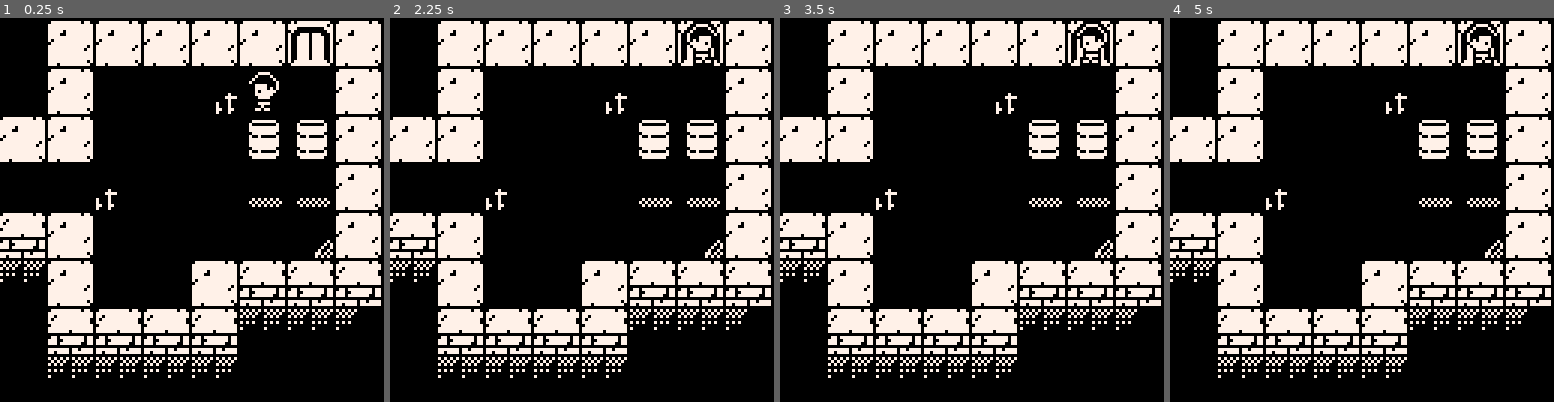
Above: before the commit, frames 1-4 (left to right).
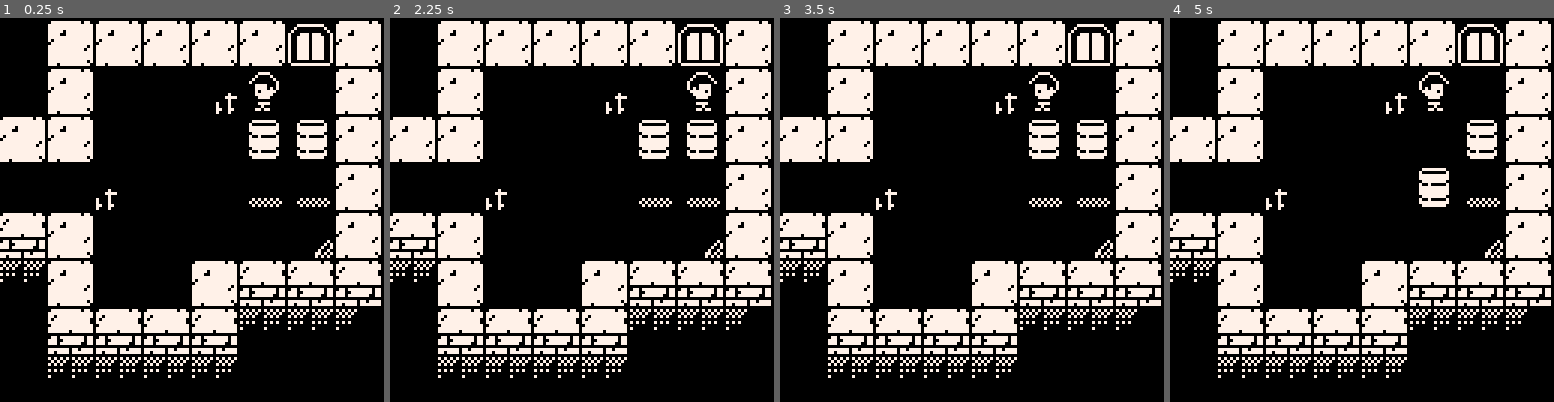
Above: after the commit, the same moments.

Repository: lucasmncastro/davis-puzzle
Game: PICO-8 cartridge davi.p8
Two runs of this game, one before a commit and one after it. Both use one fixed random seed, a clock stepped at 60 frames per second and the inputs below.
Inputs:
- Up to frame 1 (0.25 s): no input
- Up to frame 2 (2.25 s): hold Right 1.6-2.1 s; hold Up from 2.15 s (still down)
- Up to frame 3 (3.5 s): release Up at 2.42 s; hold Right 2.47-3.03 s; hold Left from 3.08 s (still down)
- Up to frame 4 (5 s): release Left at 3.58 s; hold Down 3.63-3.97 s; hold Right 4.02-4.68 s; hold Up from 4.73 s (still down)

The runs differ from the first frame. In frame 1, 0.2% of the frame differs, in the area x 75-87%, y 0-12%; in frame 2, 0.8%; in frame 3, 0.8%; in frame 4, 2.0%, in the area x 64-87%, y 0-50%.

Commit message:
Level transition through the door

Diff:
--- a/davi.p8
+++ b/davi.p8
@@ -8,9 +8,12 @@
 -- x identificar sucesso
 -- x desenho porta
 -- x mudar porta no sucesso
--- - mudar de nivel ao passar na porta
+-- x mudar de nivel ao passar na porta
 -- - abertura
--- - animacao entre quadros
+-- - animacoes
+-- -  - movimentacao
+-- -  - transicao
+-- -  - vitoria
 
 palt(0,false)
 palt(1,true)
@@ -29,6 +32,11 @@
   	from={x=0,y=0},
   	to={x=31,y=13},
  	 goals={}
+ 	},
+ 	{
+  	from={x=32,y=0},
+  	to={x=55,y=13},
+ 	 goals={}
  	}
  }
 
@@ -38,12 +46,37 @@
 		init_level_goals(l)
   init_level_boxes(l)
   init_level_exit(l)
- end
-
- -- todo: trocar start por
- -- dados no level para fazermos
- -- reset.
- init_level()
+  init_level_start(l)
+ end
+
+ current_level=levels[level]
+ p.x=current_level.start.x
+ p.y=current_level.start.y
+end
+
+function init_level_start(l)
+ local player_marker=64
+ local point={x=0,y=0}
+ l.start=point
+
+ for y=l.from.y,l.to.y do
+  for x=l.from.x,l.to.x do
+   local tile=mget(x,y)
+   if tile == player_marker then
+    point={x=(x * 8),y=(y * 8)}
+    l.start=point
+    mset2(x,y)
+    break
+   end
+  end
+ end
+end
+
+function mset2(x,y)
+ mset(x,  y)
+ mset(x+1,y)
+ mset(x  ,y+1)
+ mset(x+1,y+1)
 end
 
 function init_level_boxes(l)
@@ -123,13 +156,6 @@
  return true
 end
 
-function init_level()
- start=find_start(16,0)
- p.x=start[1]
- p.y=start[2]
- clear_start(start)
-end
-
 function _update()
  local x=p.x
  local y=p.y
@@ -156,9 +182,15 @@
   y+=step
  end
  local flag=fget(mget(x/8,y/8))
- if flag==1 then
+ if flag==1 or flag==17 then
   x=p.x
   y=p.y
+ end
+ if flag==16 then
+  -- todo: transicao
+  p.x=cur_level.start.x
+  p.y=cur_level.start.y
+  return
  end
 
  -- move object
@@ -169,7 +201,7 @@
   function is_free(x,y)
    local nspr=mget(x\8,y\8)
    local nflg=fget(nspr)
-   local block=nflg==1
+   local block=(nflg==1 or mflg==17)
    if (block) return false
    for o in all(boxes) do
     if o.x==x\8 and o.y==y\8 then
@@ -224,14 +256,18 @@
  camera(p.x\128*128,p.y\128*128)
 end
 
-function finish_level(level)
- level.finished=true
- mset(level.exit.x,level.exit.y,11)
- mset(level.exit.x+1,level.exit.y,12)
- mset(level.exit.x,level.exit.y+1,27)
- mset(level.exit.x+1,level.exit.y+1,28)
-
- sfx(0)
+function finish_level(l)
+ l.finished=true
+ mset(l.exit.x,l.exit.y,11)
+ mset(l.exit.x+1,l.exit.y,12)
+ mset(l.exit.x,l.exit.y+1,27)
+ mset(l.exit.x+1,l.exit.y+1,28)
+
+ level+=1
+ cur_level=levels[level]
+ p.x=cur_level.start.x
+ p.y=cur_level.start.y
+ --sfx(0)
 end
 
 function _draw()
@@ -313,20 +349,20 @@
 
 __gfx__
 00000000000000000000000000000000000000000000000000000000111111111111111100000000000000000000000000000000000000000000000000000000
-00000000077777777770770007777777777077000000000000000000111000000000011107077777777777000707777777777700000000000000000000000000
-00700700777777777777777077777777777777700000000000000000111077777777011177777777777770707777777777777070000000000000000000000000
-00077000777777777777777077077777777777700000000000000000110700000000701177700000000077707770000000007770000000000000000000000000
-00077000777770777777777070777777777777000000000000000000110777777777701107000000000007700700000000000770000000000000000000000000
-00700700777700777777777077777777777777000000000000000000110777777777701170007770777000707000700000700070000000000000000000000000
-00000000777777777777777007777777777777700000000000000000110077777777001170077770777700707007000000070070000000000000000000000000
-00000000707777777777777077777777777777700000000000000000110700700000701170077770777700707007000000070070000000000000000000000000
-00000000077777777777777077777770777777700000000000000000110777777777701170077770777700707007000000070070000000000000000000000000
-00000000777777777777707000000000000000000000000000000000110777777777701170077770777700707007000000070070000000000000000000000000
-00000000777777777777077007707777777707700000000000000000110777777777701170077770777700707007000000070070000000000000000000000000
-00000000777777777777777077700777777707700000000000000000110077777777001170077770777700707007000000070070000000000000000000000000
-00000000777777777777777077707777777007700000707070707000110700700000701170077770777700707007000000070070000000000000000000000000
-00000000777777777777777000000000000000000007070707070700110777777777701170077770777700707007000000070070000000000000000000000000
-00000000777777777777707077777770770777700000707070707000111077777777001170777777777770707077777777777070000000000000000000000000
+00000000077777777770770007777777777077000000000000000000111000000000011100000000000000000000000000000000000000000000000000000000
+00700700777777777777777077777777777777700000000000000000111077777777011100077777777700000007777777770000000000000000000000000000
+00077000777777777777777077077777777777700000000000000000110700000000701100700000000070000070000000007000000000000000000000000000
+00077000777770777777777070777777777777000000000000000000110777777777701107000000000007000700000000000700000000000000000000000000
+00700700777700777777777077777777777777000000000000000000110777777777701170007770777000707000000000000070000000000000000000000000
+00000000777777777777777007777777777777700000000000000000110077777777001170077770777700707000000000000070000000000000000000000000
+00000000707777777777777077777777777777700000000000000000110700700000701170077770777700707000000000000070000000000000000000000000
+00000000077777777777777077777770777777700000000000000000110777777777701170077770777700707000000000000070000000000000000000000000
+00000000777777777777707000000000000000000000000000000000110777777777701170077770777700707000000000000070000000000000000000000000
+00000000777777777777077007707777777707700000000000000000110777777777701170077770777700707000000000000070000000000000000000000000
+00000000777777777777777077700777777707700000000000000000110077777777001170077770777700707000000000000070000000000000000000000000
+00000000777777777777777077707777777007700000707070707000110700700000701170077770777700707000707070707070000000000000000000000000
+00000000777777777777777000000000000000000007070707070700110777777777701170077770777700707007070707070070000000000000000000000000
+00000000777777777777707077777770770777700000707070707000111077777777001170000000000000707000000000000070000000000000000000000000
 00000000777077777777770077077770777777700000000000000000111000000000011107777777777777000777777777777700000000000000000000000000
 00000000000000000000000000000000000000000000000000000000000000000000000000000000000000000000000000000000000000000000000000000000
 00000000077777777777777000007000707070700777700000000000000000000000000000000000000000000000000000000000000000000000000000000000
@@ -491,23 +527,24 @@
 
 
 __gff__
-0001010101040408081111000000000000010101010404080811110000000000000101000001010000000000000000000001010000010100000000000000000002020202000000000000000000000000020202020000000000000000000000000000000000000000000000000000000000000000000000000000000000000000
+0001010101040408081101101000000000010101010404080801011010000000000101000001010000000000000000000001010000010100000000000000000002020202000000000000000000000000020202020000000000000000000000000000000000000000000000000000000000000000000000000000000000000000
 0000000000000000000000000000000000000000000000000000000000000000000000000000000000000000000000000000000000000000000000000000000000000000000000000000000000000000000000000000000000000000000000000000000000000000000000000000000000000000000000000000000000000000
 __map__
-00000000000000000000000000000000000001020102010201020102090a0102000000000000000000000000000000000000000000000000000000000000000000000000000000000000000000000000000000000000000000000000000000000000000000000000000000000000000000000000000000000000000000000000
-00000000000000000000000000000000000011121112111211121112191a1112000000000000000000000000000000000000000000000000000000000000000000000000000000000000000000000000000000000000000000000000000000000000000000000000000000000000000000000000000000000000000000000000
-0000000000000000000000000000000000000102000000000000404100000102000000000000000000000000000000000000000000000000000000000000000000000000000000000000000000000000000000000000000000000000000000000000000000000000000000000000000000000000000000000000000000000000
-0000000000000000000000000000000000001112000000000023505100001112000000000000000000000000000000000000000000000000000000000000000000000000000000000000000000000000000000000000000000000000000000000000000000000000000000000000000000000000000000000000000000000000
-0000010201020102010201020102010201020102000000000000070807080102000000000000000000000000000000000000000000000000000000000000000000000000000000000000000000000000000000000000000000000000000000000000000000000000000000000000000000000000000000000000000000000000
-0000111211121112111211121112111211121112000000000000171817181112000000000000000000000000000000000000000000000000000000000000000000000000000000000000000000000000000000000000000000000000000000000000000000000000000000000000000000000000000000000000000000000000
-0000212200000000000000000000230000000000000000000000050605060102000000000000000000000000000000000000000000000000000000000000000000000000000000000000000000000000000000000000000000000000000000000000000000000000000000000000000000000000000000000000000000000000
-0000313200000000002300000000000000000000230000000000151615161112000000000000000000000000000000000000000000000000000000000000000000000000000000000000000000000000000000000000000000000000000000000000000000000000000000000000000000000000000000000000000000000000
-0000010200000000010203040304030403040102000000000000000000000102000000000000000000000000000000000000000000000000000000000000000000000000000000000000000000000000000000000000000000000000000000000000000000000000000000000000000000000000000000000000000000000000
-0000111200000033111213141314131413141112000000000000000000331112000000000000000000000000000000000000000000000000000000000000000000000000000000000000000000000000000000000000000000000000000000000000000000000000000000000000000000000000000000000000000000000000
-0000030403040304030424242424242424240102000000000102030403040304000000000000000000000000000000000000000000000000000000000000000000000000000000000000000000000000000000000000000000000000000000000000000000000000000000000000000000000000000000000000000000000000
-0000131413141314131400000000000000001112000000001112131413141314000000000000000000000000000000000000000000000000000000000000000000000000000000000000000000000000000000000000000000000000000000000000000000000000000000000000000000000000000000000000000000000000
-0000242424242424242400000000000000000304030403040304242424242400000000000000000000000000000000000000000000000000000000000000000000000000000000000000000000000000000000000000000000000000000000000000000000000000000000000000000000000000000000000000000000000000
-0000242424240000000000000000000000001314131413141314000000000000000000000000000000000000000000000000000000000000000000000000000000000000000000000000000000000000000000000000000000000000000000000000000000000000000000000000000000000000000000000000000000000000
-0000240000000000000000000000000000002424242424242424000000000000000000000000000000000000000000000000000000000000000000000000000000000000000000000000000000000000000000000000000000000000000000000000000000000000000000000000000000000000000000000000000000000000
-
-
+00000000000000000000000000000000000001020102010201020102090a0102010203040304010203040102030403040304030403040102000000000000000000000000000000000000000000000000000000000000000000000000000000000000000000000000000000000000000000000000000000000000000000000000
+00000000000000000000000000000000000011121112111211121112191a1112111213141314131413141314131413141314131413141112000000000000000000000000000000000000000000000000000000000000000000000000000000000000000000000000000000000000000000000000000000000000000000000000
+0000000000000000000000000000000000000102000000000000404100000102030400000000000000000023000000000000000000000102000000000000000000000000000000000000000000000000000000000000000000000000000000000000000000000000000000000000000000000000000000000000000000000000
+0000000000000000000000000000000000001112000000000023505100001112111200000000000000000000000000000000000000001112000000000000000000000000000000000000000000000000000000000000000000000000000000000000000000000000000000000000000000000000000000000000000000000000
+0000010201020102010201020102010201020102000000000000070807080102010200000000000000000000000000000000230000000102000000000000000000000000000000000000000000000000000000000000000000000000000000000000000000000000000000000000000000000000000000000000000000000000
+0000111211121112111211121112111211121112000000000000171817181112111200000000000000000000000000000000000000001112000000000000000000000000000000000000000000000000000000000000000000000000000000000000000000000000000000000000000000000000000000000000000000000000
+0000212200000000000000000000230000000000000000000000050605060102030400000506050605060000010200000000000000000102000000000000000000000000000000000000000000000000000000000000000000000000000000000000000000000000000000000000000000000000000000000000000000000000
+0000313200000000002300000000000000000000230000000000151615161112111200001516151615160000111200000000000000001112000000000000000000000000000000000000000000000000000000000000000000000000000000000000000000000000000000000000000000000000000000000000000000000000
+0000010200000000010203040304030403040102000000000000000000000102010200000000000000000000030407080708070800000102000000000000000000000000000000000000000000000000000000000000000000000000000000000000000000000000000000000000000000000000000000000000000000000000
+0000111200000033111213141314131413141112000000000000000000331112111200000000000000000000131417181718171800331112000000000000000000000000000000000000000000000000000000000000000000000000000000000000000000000000000000000000000000000000000000000000000000000000
+0000030403040304030424242424242424240102000000000102030403040304010200000000000023004041000000000000010203040304000000000000000000000000000000000000000000000000000000000000000000000000000000000000000000000000000000000000000000000000000000000000000000000000
+0000131413141314131400000000000000001112000000001112131413141314111200000000000000005051000000000000111213141314000000000000000000000000000000000000000000000000000000000000000000000000000000000000000000000000000000000000000000000000000000000000000000000000
+0000242424242424242400000000000000000304030403040304242424242400010200000000000000000000000000000000010200000000000000000000000000000000000000000000000000000000000000000000000000000000000000000000000000000000000000000000000000000000000000000000000000000000
+0000242424240000000000000000000000001314131413141314000000000000111200000000000000000000000000000000111200000000000000000000000000000000000000000000000000000000000000000000000000000000000000000000000000000000000000000000000000000000000000000000000000000000
+0000240000000000000000000000000000002424242424242424000000000000030403040304030403040304030403040304030400000000000000000000000000000000000000000000000000000000000000000000000000000000000000000000000000000000000000000000000000000000000000000000000000000000
+0000000000000000000000000000000000000000000000000000000000000000131413141314131413141314131413141314131400000000000000000000000000000000000000000000000000000000000000000000000000000000000000000000000000000000000000000000000000000000000000000000000000000000
+
+
Not shown, changed: the thumbnail (__label__) section of davi.p8
